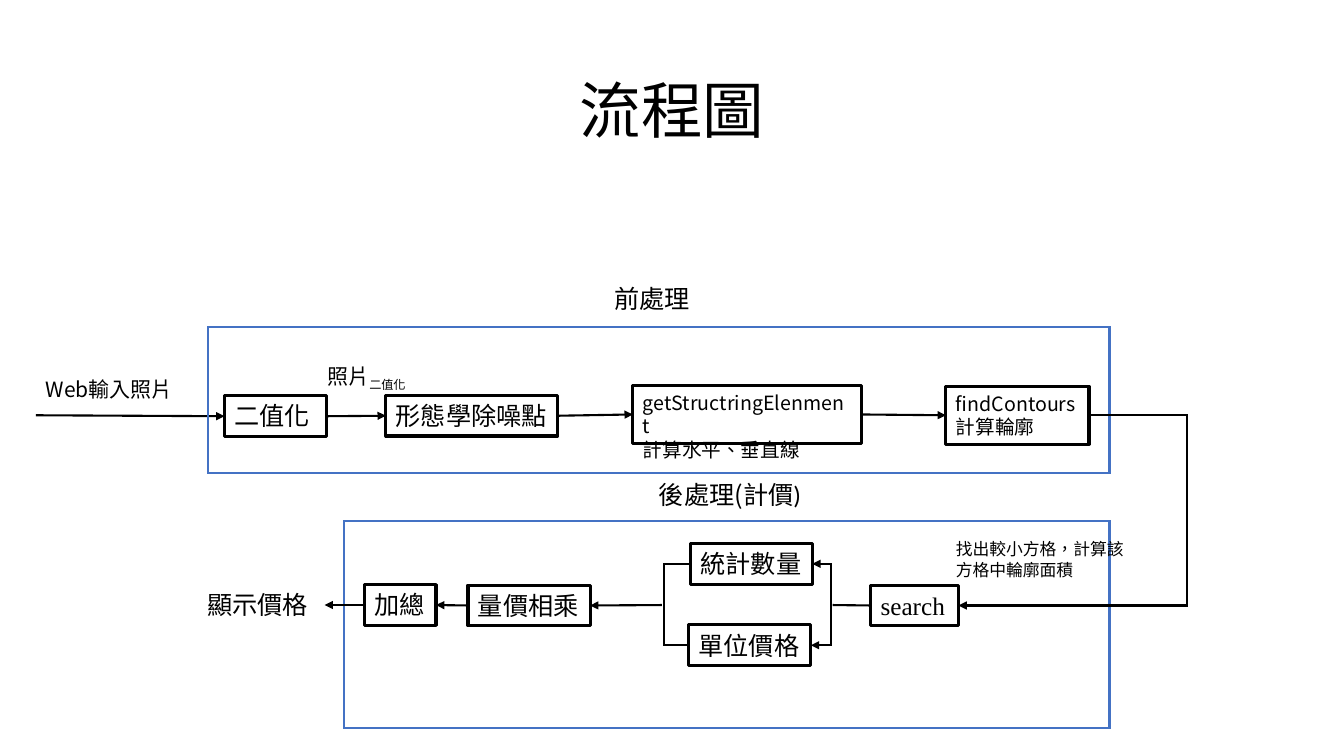
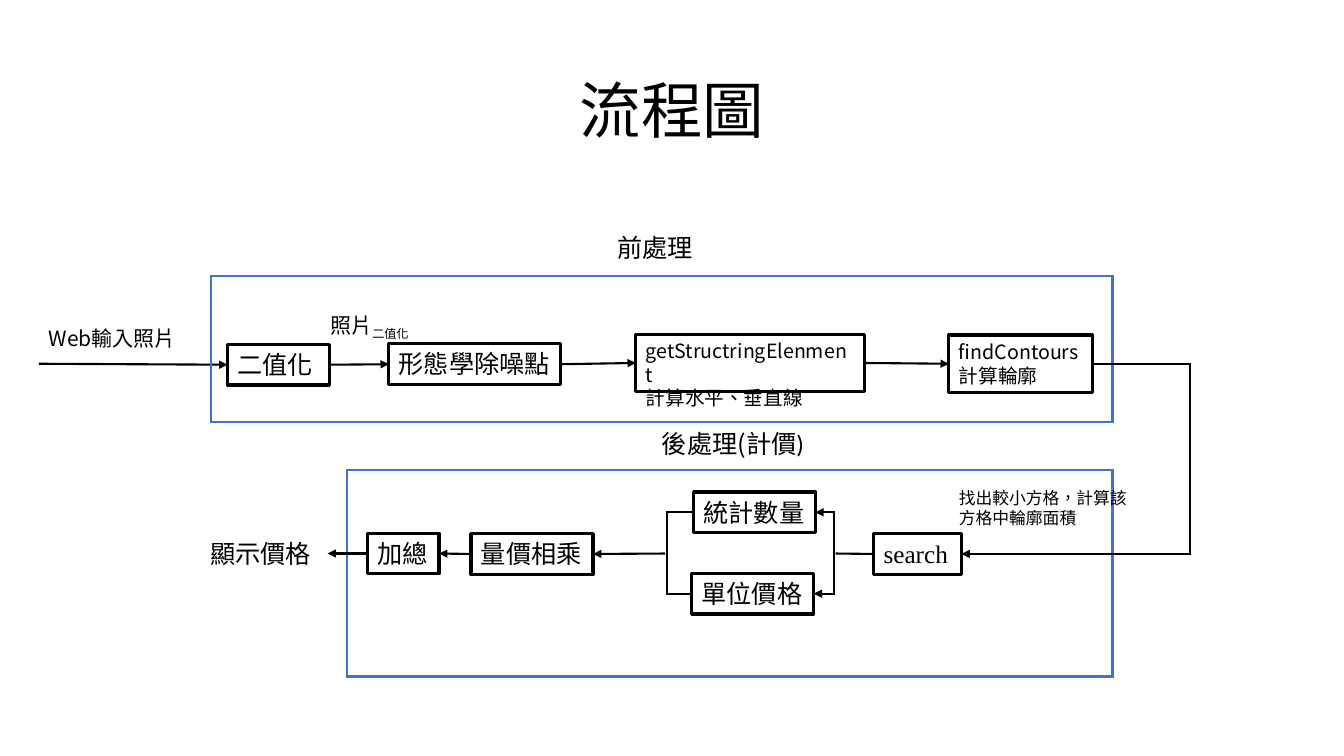
Before and after one commit to austin9328/Embedded_system, a slide deck: slide 4 of final_project/影像辨識 final_project.pptx. Drawn at 1344x756 pixels with LibreOffice and Linux fonts; fonts in the diff are those of the drawing. Boxes give left, top, right and bottom in pixels: in the first picture for what was removed or moved away, otherwise in the second. Text is boxed around its words. In the diff, an @@ line names an element or a change of style, - is before the commit and + after.

```diff
--- a/final_project/影像辨識 final_project.pptx
+++ b/final_project/影像辨識 final_project.pptx
@@ 11 rectangles, 7 arrows, 6 texts, 1 line, 1 elbow arrow, 1 elbow line, 1 elbow double arrow: place and size @@
-11 rectangles, 7 arrows, 6 texts, 1 line, 1 elbow arrow, 1 elbow line, 1 elbow double arrow at bbox=[36, 286, 1187, 728]
+11 rectangles, 7 arrows, 6 texts, 1 line, 1 elbow arrow, 1 elbow line, 1 elbow double arrow at bbox=[39, 235, 1190, 677]
```
Also in this commit, not shown: 2 other slides changed, 8 slides added.
